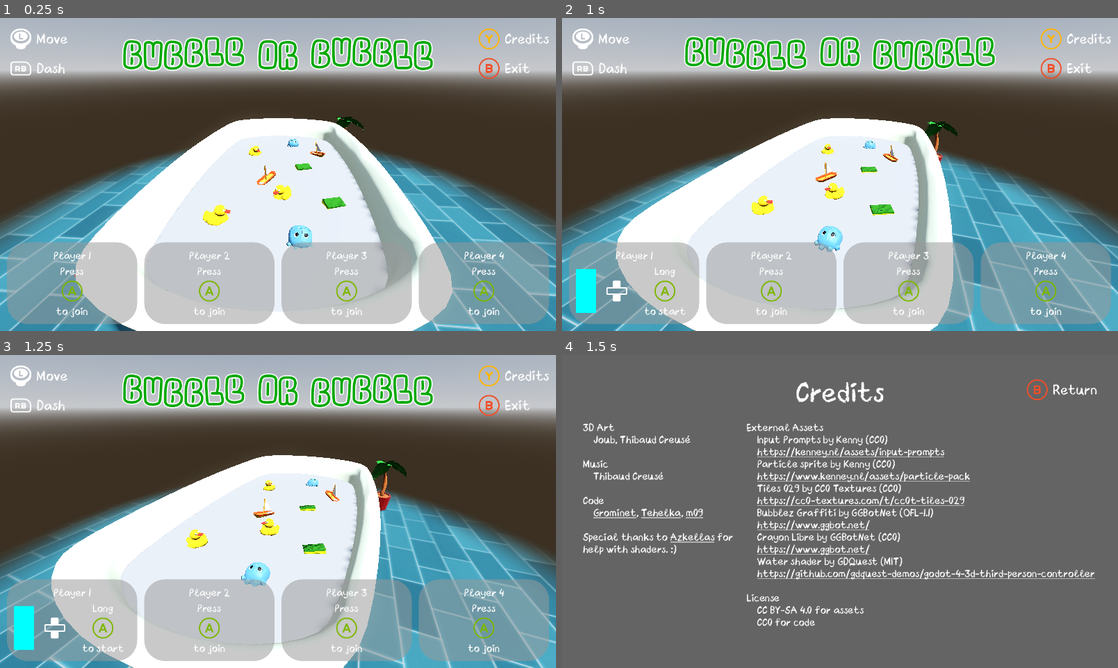
Above: before the commit, frames 1-4 (two rows, left to right).
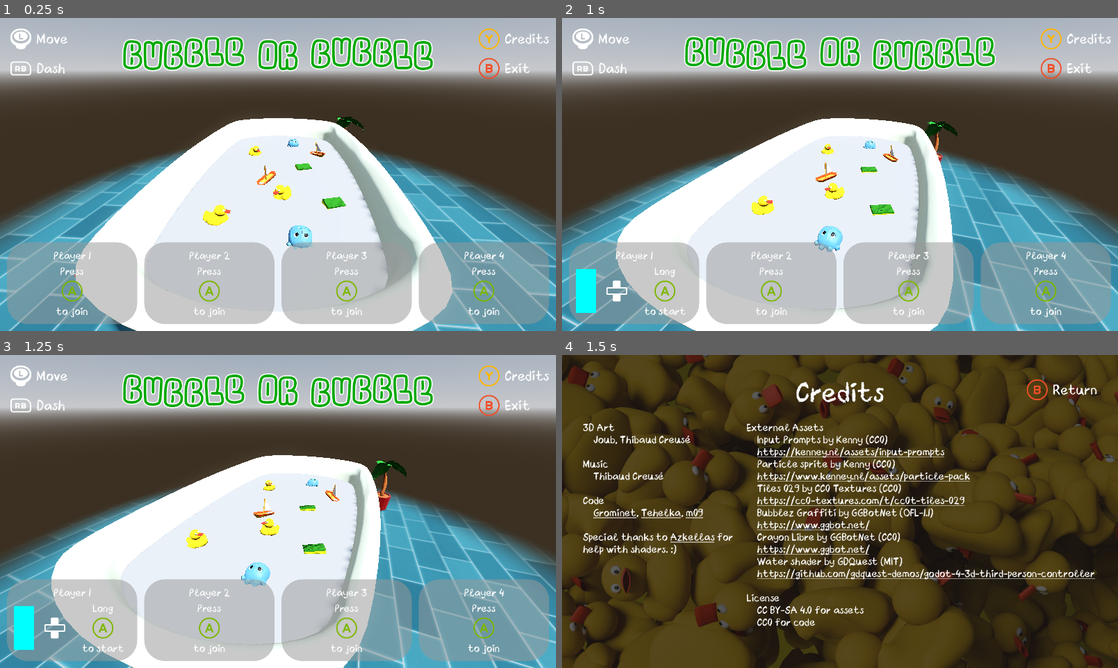
Above: after the commit, the same moments.

Repository: Gr0minet/ggj2025
Game: Godot game, scene res://scenes/game.tscn
Two runs of this game, one before a commit and one after it. Both use one fixed random seed, a clock stepped at 60 frames per second and the inputs below. Sound files missing from this copy of the repository are replaced by a short silence.
Inputs:
- Up to frame 1 (0.25 s): no input
- Up to frame 2 (1 s): hold G (change_match_length_right) from 0.53 s (still down); hold J (join_game) from 0.53 s (still down)
- Up to frame 3 (1.25 s): keep holding G (change_match_length_right); keep holding J (join_game)
- Up to frame 4 (1.5 s): release G (change_match_length_right) at 1.28 s; release J (join_game) at 1.28 s; hold O (change_color_down) from 1.28 s (still down); tap C (show_credits) at 1.35 s

Frames 1-3 are identical in both runs. In frame 4, 97% of the frame differs, in the area x 0-100%, y 0-100%.

Commit message:
add screenshot and bg credits img

Diff:
--- a/godot/menu/credits.tscn
+++ b/godot/menu/credits.tscn
@@ -1,11 +1,12 @@
-[gd_scene load_steps=5 format=3 uid="uid://bb6rnwye04xbh"]
+[gd_scene load_steps=6 format=3 uid="uid://bb6rnwye04xbh"]
 
 [ext_resource type="Script" path="res://menu/credits.gd" id="1_0glh3"]
 [ext_resource type="Texture2D" uid="uid://ulhgphjey7qq" path="res://assets/xbox_button_color_b_outline.png" id="1_j6bgo"]
+[ext_resource type="Texture2D" uid="uid://ck1oqs4j0e0ym" path="res://assets/CREDITS.png" id="1_p8you"]
 [ext_resource type="Script" path="res://menu/credits_text.gd" id="1_qo0p8"]
 
-[sub_resource type="StyleBoxFlat" id="StyleBoxFlat_skbrv"]
-bg_color = Color(0.393086, 0.393086, 0.393085, 1)
+[sub_resource type="StyleBoxTexture" id="StyleBoxTexture_224vf"]
+texture = ExtResource("1_p8you")
 
 [node name="Credits" type="PanelContainer"]
 anchors_preset = 15
@@ -13,8 +14,11 @@
 anchor_bottom = 1.0
 grow_horizontal = 2
 grow_vertical = 2
-theme_override_styles/panel = SubResource("StyleBoxFlat_skbrv")
+theme_override_styles/panel = SubResource("StyleBoxTexture_224vf")
 script = ExtResource("1_0glh3")
+
+[node name="PanelContainer" type="PanelContainer" parent="."]
+layout_mode = 2
 
 [node name="MarginContainer" type="MarginContainer" parent="."]
 layout_mode = 2
Binary file added: godot/assets/CREDITS.png
Not shown, added: godot/assets/CREDITS.png.import
Not shown, changed: media/screenshot_2.png
Not shown, added: media/screenshot_4.png
